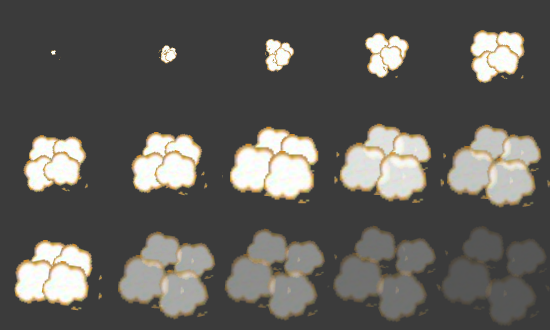
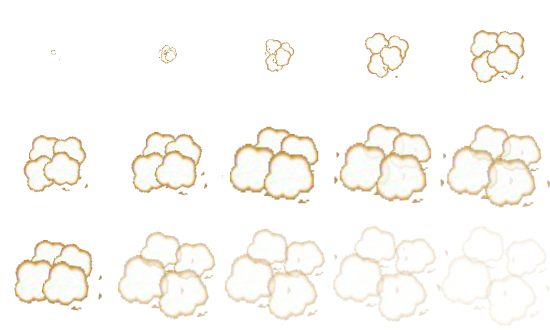
Layer changes from the first 550×330 image to the second:
hid "Layer 1" over [0, 0, 550, 330]
